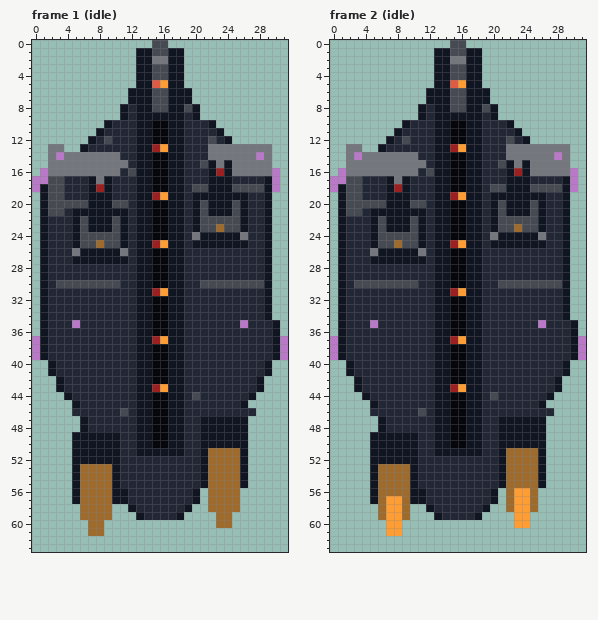
File history of a pixel-art file, assets/sources/enemies/grave_carrier_elite_32x64.ase. That is the earlier state.
32x64 pixels, 11 frames. Shown: frame 1 (idle), frame 2 (idle). The commit also changed other frames, which this record leaves out.
New version:
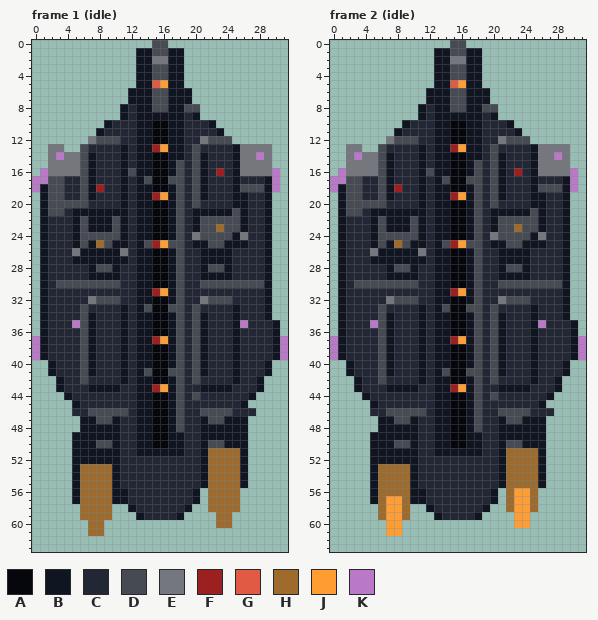
Palette (. is transparent): A #06070c  B #101522  C #222735  D #464a52  E #74777d  F #9c2020  G #e15a43  H #9e6b2d  J #ff9d32  K #b979c8
Difference:
layer "Armored Depth" added
Frame 1 (idle), layer "Armored Depth":
Colour C gives way to colour B in row 13 at x 11; in row 14 at x 11 and 21; in row 16 at x 11 and 21; in row 17 at x 11, 21 and 25; in rows 18 to 19 at x 11; in rows 26 to 27 at x 21 to 24.
Colour C gives way to colour B in row 28 at x 7, 10, 21 and 24; in row 29 at x 7 to 10 and 21 to 24; in row 33 at x 11 and 25; in rows 34 to 41 at x 7, 11, 21 and 25; in row 42 at x 11 and 25; in row 43 at x 7 to 10 and 21 to 24.
Colour C gives way to colour B in row 47 at x 7 and 10; in row 48 at x 7 to 10.
Colour D gives way to colour B in row 15 at x 21; in row 18 at x 21 and 25; in row 20 at x 11 and 25; in row 21 at x 21; in row 25 at x 7 and 10.
Colour E gives way to colour B in row 13 at x 25; in row 14 at x 7 and 25; in row 15 at x 7, 11 and 25; in row 16 at x 7 and 25.
Colour B gives way to colour C in rows 15 to 16 at x 22 and 24; in rows 17 to 18 at x 9 and 22 to 24; in row 19 at x 8 to 9 and 22 to 24; in row 20 at x 7 to 9 and 22 to 24.
Colour D gives way to colour C in row 20 at x 10 and 21.
Colour E gives way to colour C in row 13 at x 22 to 24; in row 14 at x 8 to 10 and 22 to 24; in row 15 at x 8 to 10 and 23; in row 16 at x 8 to 10; in row 17 at x 8.
Colour B gives way to colour D in row 8 at x 20; in row 12 at x 24; in row 13 at x 6; in rows 15 to 16 at x 18; in row 17 at x 14 and 17 to 18; in row 18 at x 18.
Colour B gives way to colour D in rows 19 to 20 at x 18 and 20; in rows 21 to 23 at x 18; in row 24 at x 18 and 21 to 24; in row 25 at x 14, 17 to 18 and 22 to 23; in rows 26 to 32 at x 18; in row 33 at x 14 and 17 to 18.
Colour B gives way to colour D in rows 34 to 40 at x 18; in row 41 at x 14 and 17 to 18; in rows 42 to 46 at x 18; in row 47 at x 18 and 22 to 23; in row 48 at x 18; in row 50 at x 8 to 9 and 22 to 23.
Colour C gives way to colour D in row 12 at x 8, 10 and 23; in rows 13 to 16 at x 20; in row 17 at x 6 and 20; in rows 18 to 19 at x 6; in row 28 at x 8 to 9 and 22 to 23; in row 32 at x 8 to 10 and 22 to 24.
Colour C gives way to colour D in rows 33 to 42 at x 6 and 20; in row 46 at x 7 to 10 and 21 to 24; in row 47 at x 8 to 9.
Colour E gives way to colour D in rows 14 to 16 at x 6.
Colour B gives way to colour E in row 12 at x 7.
Colour C gives way to colour E in row 12 at x 21; in row 32 at x 7 and 21.
Frame 2 (idle), layer "Armored Depth": the same change as frame 1 (idle)
Where, in picture pixels (left, top, right, bottom), the same in both pictures:
changed: (192, 104, 200, 112)
changed: (80, 136, 240, 448)
changed: (490, 104, 498, 112)
changed: (378, 136, 538, 448)
